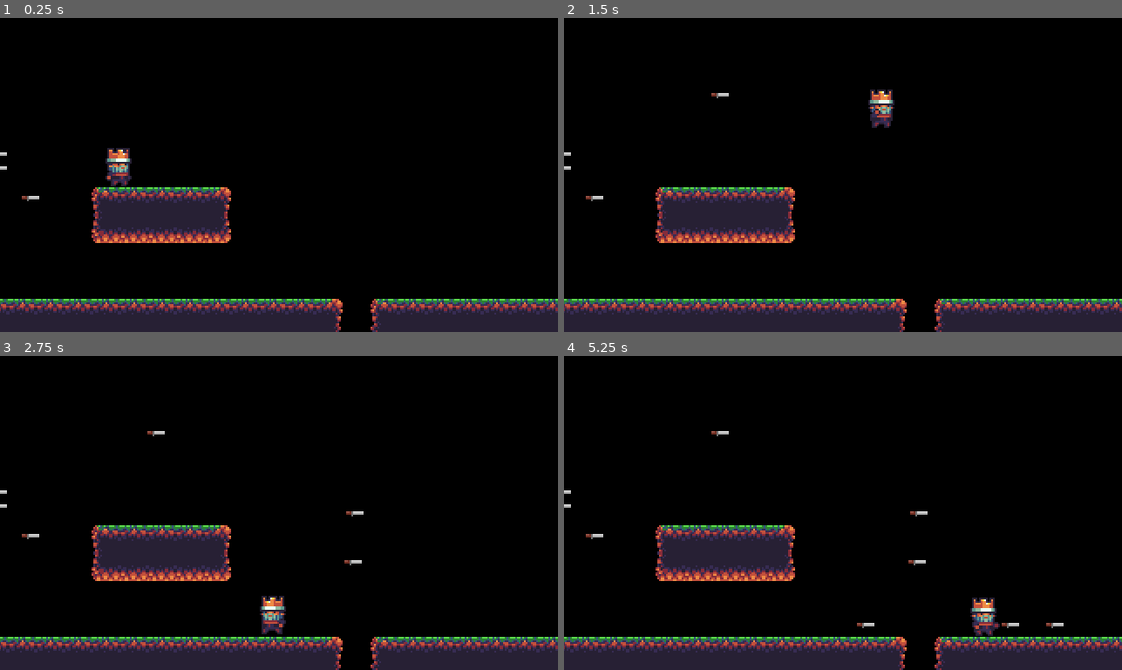
Above: before the commit, frames 1-4 (two rows, left to right).
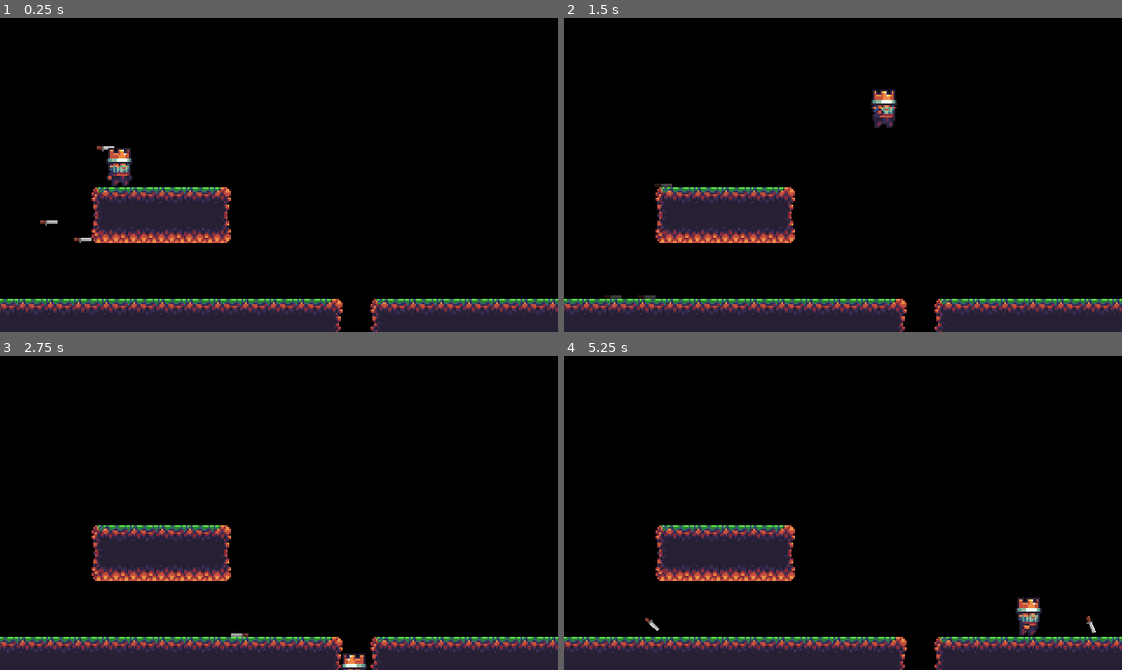
Above: after the commit, the same moments.

Repository: RyanFleck/FirstGodotProject
Game: Godot game, scene res://Scenes/StageOne.tscn
Two runs of this game, one before a commit and one after it. Both use one fixed random seed, a clock stepped at 60 frames per second and the inputs below.
Inputs:
- Up to frame 1 (0.25 s): no input
- Up to frame 2 (1.5 s): tap Enter (ui_accept) at 0.5, 0.77, 0.8, 1.07, 1.35 s; hold Right (ui_right) from 0.53 s (still down); tap F (ui_attack) at 0.6 s
- Up to frame 3 (2.75 s): tap Enter (ui_accept) at 1.52, 1.82, 2.3 s; tap F (ui_attack) at 1.55, 2.1 s; release Right (ui_right) at 2.03 s; hold Left (ui_left) from 2.03 s (still down)
- Up to frame 4 (5.25 s): release Left (ui_left) at 2.78 s; hold Right (ui_right) 2.78-4.28 s; tap F (ui_attack) at 2.85, 4.35, 5.1 s; tap Enter (ui_accept) at 3.02, 3.32, 3.6, 3.77, 4.07, 4.52, 4.82 s; hold Left (ui_left) 4.28-5.03 s; hold Right (ui_right) from 5.03 s (still down)

The runs differ from the first frame. In frame 1, 0.3% of the frame differs, in the area x 0-24%, y 40-72%; in frame 2, 0.6%; in frame 3, 0.9%; in frame 4, 1.3%, in the area x 0-96%, y 23-90%.
Error before the commit: Parse Error: The method "get_slide_count" isn't declared in the current class. (res://Objects/ThrowingKnife.gd:51)

Commit message:
Bump Godot to 3.1

Diff:
--- a/Objects/Player.tscn
+++ b/Objects/Player.tscn
@@ -45,7 +45,7 @@
 radius = 7.33366
 height = 7.41604
 
-[node name="Player" type="KinematicBody2D" index="0"]
+[node name="Player" type="KinematicBody2D"]
 
 input_pickable = false
 collision_layer = 1
--- a/Objects/ThrowingKnife.gd
+++ b/Objects/ThrowingKnife.gd
@@ -1,4 +1,4 @@
-extends Node2D
+extends KinematicBody2D
 
 # class member variables go here, for example:
 # var a = 2
--- a/Objects/ThrowingKnife.tscn
+++ b/Objects/ThrowingKnife.tscn
@@ -4,31 +4,17 @@
 [ext_resource path="res://raw_assets/knife.png" type="Texture" id=2]
 
 [sub_resource type="RectangleShape2D" id=1]
-
-custom_solver_bias = 0.0
 extents = Vector2( 5, 1 )
 
 [node name="KinematicBody2D" type="KinematicBody2D"]
+script = ExtResource( 1 )
 
-input_pickable = false
-collision_layer = 1
-collision_mask = 1
-collision/safe_margin = 0.08
-script = ExtResource( 1 )
-_sections_unfolded = [ "Transform" ]
-
-[node name="Sprite" type="Sprite" parent="." index="0"]
-
+[node name="Sprite" type="Sprite" parent="."]
 texture = ExtResource( 2 )
 
-[node name="CollisionShape2D" type="CollisionShape2D" parent="." index="1"]
-
+[node name="CollisionShape2D" type="CollisionShape2D" parent="."]
 visible = false
 shape = SubResource( 1 )
 
-[node name="VisibilityNotifier2D" type="VisibilityNotifier2D" parent="CollisionShape2D" index="0"]
-
-rect = Rect2( -10, -10, 20, 20 )
-_sections_unfolded = [ "Transform" ]
-
-[connection signal="screen_exited" from="CollisionShape2D/VisibilityNotifier2D" to="." method="_on_VisibilityNotifier2D_screen_exited"]
+[node name="VisibilityNotifier2D" type="VisibilityNotifier2D" parent="."]
+[connection signal="screen_exited" from="VisibilityNotifier2D" to="." method="_on_VisibilityNotifier2D_screen_exited"]
--- a/Scenes/StageOne.tscn
+++ b/Scenes/StageOne.tscn
@@ -1,70 +1,64 @@
-[gd_scene load_steps=5 format=2]
+[gd_scene load_steps=7 format=2]
 
 [ext_resource path="res://TileSets/Ground.tres" type="TileSet" id=1]
 [ext_resource path="res://Objects/ThrowingKnife.tscn" type="PackedScene" id=2]
 [ext_resource path="res://Objects/Player.tscn" type="PackedScene" id=3]
+[ext_resource path="res://Sprites/character_sprites/tile000.png" type="Texture" id=4]
+[ext_resource path="res://Sprites/character_sprites/tile002.png" type="Texture" id=5]
 
 [sub_resource type="TileSet" id=1]
 
-
 [node name="StageOne" type="Node2D"]
-
 position = Vector2( 36.6528, 48.8704 )
 
-[node name="TileMap" type="TileMap" parent="." index="0"]
-
-mode = 0
+[node name="TileMap" type="TileMap" parent="."]
 tile_set = ExtResource( 1 )
 cell_size = Vector2( 16, 16 )
-cell_quadrant_size = 16
-cell_custom_transform = Transform2D( 1, 0, 0, 1, 0, 0 )
-cell_half_offset = 2
-cell_tile_origin = 0
-cell_y_sort = false
-cell_clip_uv = false
-collision_use_kinematic = false
-collision_friction = 1.0
-collision_bounce = 0.0
-collision_layer = 1
-collision_mask = 1
-occluder_light_mask = 1
 format = 1
 tile_data = PoolIntArray( -131077, 12, 0, -131076, 12, 0, -196589, 10, 0, -65541, 12, 0, -65540, 12, 0, -131053, 10, 0, …(1080 unchanged characters)…
-_sections_unfolded = [ "Cell" ]
 
-[node name="TileMap2" type="TileMap" parent="." index="1"]
+[node name="TileMap2" type="TileMap" parent="."]
+tile_set = SubResource( 1 )
+format = 1
 
-mode = 0
-tile_set = SubResource( 1 )
-cell_size = Vector2( 64, 64 )
-cell_quadrant_size = 16
-cell_custom_transform = Transform2D( 1, 0, 0, 1, 0, 0 )
-cell_half_offset = 2
-cell_tile_origin = 0
-cell_y_sort = false
-cell_clip_uv = false
-collision_use_kinematic = false
-collision_friction = 1.0
-collision_bounce = 0.0
-collision_layer = 1
-collision_mask = 1
-occluder_light_mask = 1
-format = 1
-tile_data = PoolIntArray(  )
-_sections_unfolded = [ "Material" ]
-
-[node name="ThrowingKnife" parent="." index="2" instance=ExtResource( 2 )]
-
+[node name="ThrowingKnife" parent="." instance=ExtResource( 2 )]
 position = Vector2( -37.5205, 37.0537 )
 
-[node name="ThrowingKnife2" parent="." index="3" instance=ExtResource( 2 )]
-
+[node name="ThrowingKnife2" parent="." instance=ExtResource( 2 )]
 position = Vector2( -37.5205, 29.2509 )
 
-[node name="ThrowingKnife3" parent="." index="4" instance=ExtResource( 2 )]
-
+[node name="ThrowingKnife3" parent="." instance=ExtResource( 2 )]
 position = Vector2( -19.3376, 54.2951 )
 
-[node name="Player" parent="." index="5" instance=ExtResource( 3 )]
+[node name="Player" parent="." instance=ExtResource( 3 )]
+position = Vector2( 30.6819, 27.3328 )
 
-position = Vector2( 30.6819, 27.3328 )
+[node name="Node2D" type="Node2D" parent="."]
+
+[node name="TouchScreenButton" type="TouchScreenButton" parent="Node2D"]
+position = Vector2( -39.7946, 36.2358 )
+normal = ExtResource( 4 )
+pressed = ExtResource( 5 )
+action = "ui_left"
+visibility_mode = 1
+
+[node name="TouchScreenButton2" type="TouchScreenButton" parent="Node2D"]
+position = Vector2( -8.08834, 52.4124 )
+normal = ExtResource( 4 )
+pressed = ExtResource( 5 )
+action = "ui_right"
+visibility_mode = 1
+
+[node name="TouchScreenButton3" type="TouchScreenButton" parent="Node2D"]
+position = Vector2( 223.562, 50.4712 )
+normal = ExtResource( 4 )
+pressed = ExtResource( 5 )
+action = "ui_accept"
+visibility_mode = 1
+
+[node name="TouchScreenButton4" type="TouchScreenButton" parent="Node2D"]
+position = Vector2( 246.533, 21.0297 )
+normal = ExtResource( 4 )
+pressed = ExtResource( 5 )
+action = "ui_attack"
+visibility_mode = 1
--- a/default_env.tres
+++ b/default_env.tres
@@ -1,100 +1,14 @@
 [gd_resource type="Environment" load_steps=2 format=2]
 
 [sub_resource type="ProceduralSky" id=1]
-
-radiance_size = 4
 sky_top_color = Color( 0.0470588, 0.454902, 0.976471, 1 )
 sky_horizon_color = Color( 0.556863, 0.823529, 0.909804, 1 )
 sky_curve = 0.25
-sky_energy = 1.0
 ground_bottom_color = Color( 0.101961, 0.145098, 0.188235, 1 )
 ground_horizon_color = Color( 0.482353, 0.788235, 0.952941, 1 )
 ground_curve = 0.01
-ground_energy = 1.0
-sun_color = Color( 1, 1, 1, 1 )
-sun_latitude = 35.0
-sun_longitude = 0.0
-sun_angle_min = 1.0
-sun_angle_max = 100.0
-sun_curve = 0.05
 sun_energy = 16.0
-texture_size = 2
 
 [resource]
-
 background_mode = 2
 background_sky = SubResource( 1 )
-background_sky_custom_fov = 0.0
-background_color = Color( 0, 0, 0, 1 )
-background_energy = 1.0
-background_canvas_max_layer = 0
-ambient_light_color = Color( 0, 0, 0, 1 )
-ambient_light_energy = 1.0
-ambient_light_sky_contribution = 1.0
-fog_enabled = false
-fog_color = Color( 0.5, 0.6, 0.7, 1 )
-fog_sun_color = Color( 1, 0.9, 0.7, 1 )
-fog_sun_amount = 0.0
-fog_depth_enabled = true
-fog_depth_begin = 10.0
-fog_depth_curve = 1.0
-fog_transmit_enabled = false
-fog_transmit_curve = 1.0
-fog_height_enabled = false
-fog_height_min = 0.0
-fog_height_max = 100.0
-fog_height_curve = 1.0
-tonemap_mode = 0
-tonemap_exposure = 1.0
-tonemap_white = 1.0
-auto_exposure_enabled = false
-auto_exposure_scale = 0.4
-auto_exposure_min_luma = 0.05
-auto_exposure_max_luma = 8.0
-auto_exposure_speed = 0.5
-ss_reflections_enabled = false
-ss_reflections_max_steps = 64
-ss_reflections_fade_in = 0.15
-ss_reflections_fade_out = 2.0
-ss_reflections_depth_tolerance = 0.2
-ss_reflections_roughness = true
-ssao_enabled = false
-ssao_radius = 1.0
-ssao_intensity = 1.0
-ssao_radius2 = 0.0
-ssao_intensity2 = 1.0
-ssao_bias = 0.01
-ssao_light_affect = 0.0
-ssao_color = Color( 0, 0, 0, 1 )
-ssao_quality = 0
-ssao_blur = 3
-ssao_edge_sharpness = 4.0
-dof_blur_far_enabled = false
-dof_blur_far_distance = 10.0
-dof_blur_far_transition = 5.0
-dof_blur_far_amount = 0.1
-dof_blur_far_quality = 1
-dof_blur_near_enabled = false
-dof_blur_near_distance = 2.0
-dof_blur_near_transition = 1.0
-dof_blur_near_amount = 0.1
-dof_blur_near_quality = 1
-glow_enabled = false
-glow_levels/1 = false
-glow_levels/2 = false
-glow_levels/3 = true
-glow_levels/4 = false
-glow_levels/5 = true
-glow_levels/6 = false
-glow_levels/7 = false
-glow_intensity = 0.8
-glow_strength = 1.0
-glow_bloom = 0.0
-glow_blend_mode = 2
-glow_hdr_threshold = 1.0
-glow_hdr_scale = 2.0
-glow_bicubic_upscale = false
-adjustment_enabled = false
-adjustment_brightness = 1.0
-adjustment_contrast = 1.0
-adjustment_saturation = 1.0
--- a/project.godot
+++ b/project.godot
@@ -6,13 +6,18 @@
 ;   [section] ; section goes between []
 ;   param=value ; assign values to parameters
 
-config_version=3
+config_version=4
+
+_global_script_classes=[  ]
+_global_script_class_icons={
+
+}
 
 [application]
 
-config/name="Platformer III"
+config/name="Kingdom III (Beta)"
 run/main_scene="res://Scenes/StageOne.tscn"
-config/icon="res://character_sprites/tile040.png"
+config/icon="res://raw_assets/III.png"
 
 [debug]
 
@@ -29,32 +34,50 @@
 
 [input]
 
-ui_accept=[ Object(InputEventKey,"resource_local_to_scene":false,"resource_name":"","device":0,"alt":false,"shift":false,"control":false,"meta":false,"command":false,"pressed":false,"scancode":16777221,"unicode":0,"echo":false,"script":null)
+ui_accept={
+"deadzone": 0.5,
+"events": [ Object(InputEventKey,"resource_local_to_scene":false,"resource_name":"","device":0,"alt":false,"shift":false,"control":false,"meta":false,"command":false,"pressed":false,"scancode":16777221,"unicode":0,"echo":false,"script":null)
 , Object(InputEventKey,"resource_local_to_scene":false,"resource_name":"","device":0,"alt":false,"shift":false,"control":false,"meta":false,"command":false,"pressed":false,"scancode":16777222,"unicode":0,"echo":false,"script":null)
 , Object(InputEventKey,"resource_local_to_scene":false,"resource_name":"","device":0,"alt":false,"shift":false,"control":false,"meta":false,"command":false,"pressed":false,"scancode":32,"unicode":0,"echo":false,"script":null)
 , Object(InputEventJoypadButton,"resource_local_to_scene":false,"resource_name":"","device":0,"button_index":0,"pressure":0.0,"pressed":false,"script":null)
 , Object(InputEventKey,"resource_local_to_scene":false,"resource_name":"","device":0,"alt":false,"shift":false,"control":false,"meta":false,"command":false,"pressed":false,"scancode":75,"unicode":0,"echo":false,"script":null)
  ]
-ui_left=[ Object(InputEventKey,"resource_local_to_scene":false,"resource_name":"","device":0,"alt":false,"shift":false,"control":false,"meta":false,"command":false,"pressed":false,"scancode":16777231,"unicode":0,"echo":false,"script":null)
+}
+ui_left={
+"deadzone": 0.5,
+"events": [ Object(InputEventKey,"resource_local_to_scene":false,"resource_name":"","device":0,"alt":false,"shift":false,"control":false,"meta":false,"command":false,"pressed":false,"scancode":16777231,"unicode":0,"echo":false,"script":null)
 , Object(InputEventJoypadButton,"resource_local_to_scene":false,"resource_name":"","device":0,"button_index":14,"pressure":0.0,"pressed":false,"script":null)
 , Object(InputEventKey,"resource_local_to_scene":false,"resource_name":"","device":0,"alt":false,"shift":false,"control":false,"meta":false,"command":false,"pressed":false,"scancode":65,"unicode":0,"echo":false,"script":null)
  ]
-ui_right=[ Object(InputEventKey,"resource_local_to_scene":false,"resource_name":"","device":0,"alt":false,"shift":false,"control":false,"meta":false,"command":false,"pressed":false,"scancode":16777233,"unicode":0,"echo":false,"script":null)
+}
+ui_right={
+"deadzone": 0.5,
+"events": [ Object(InputEventKey,"resource_local_to_scene":false,"resource_name":"","device":0,"alt":false,"shift":false,"control":false,"meta":false,"command":false,"pressed":false,"scancode":16777233,"unicode":0,"echo":false,"script":null)
 , Object(InputEventJoypadButton,"resource_local_to_scene":false,"resource_name":"","device":0,"button_index":15,"pressure":0.0,"pressed":false,"script":null)
 , Object(InputEventKey,"resource_local_to_scene":false,"resource_name":"","device":0,"alt":false,"shift":false,"control":false,"meta":false,"command":false,"pressed":false,"scancode":68,"unicode":0,"echo":false,"script":null)
  ]
-ui_up=[ Object(InputEventKey,"resource_local_to_scene":false,"resource_name":"","device":0,"alt":false,"shift":false,"control":false,"meta":false,"command":false,"pressed":false,"scancode":16777232,"unicode":0,"echo":false,"script":null)
+}
+ui_up={
+"deadzone": 0.5,
+"events": [ Object(InputEventKey,"resource_local_to_scene":false,"resource_name":"","device":0,"alt":false,"shift":false,"control":false,"meta":false,"command":false,"pressed":false,"scancode":16777232,"unicode":0,"echo":false,"script":null)
 , Object(InputEventJoypadButton,"resource_local_to_scene":false,"resource_name":"","device":0,"button_index":12,"pressure":0.0,"pressed":false,"script":null)
 , Object(InputEventKey,"resource_local_to_scene":false,"resource_name":"","device":0,"alt":false,"shift":false,"control":false,"meta":false,"command":false,"pressed":false,"scancode":87,"unicode":0,"echo":false,"script":null)
  ]
-ui_down=[ Object(InputEventKey,"resource_local_to_scene":false,"resource_name":"","device":0,"alt":false,"shift":false,"control":false,"meta":false,"command":false,"pressed":false,"scancode":16777234,"unicode":0,"echo":false,"script":null)
+}
+ui_down={
+"deadzone": 0.5,
+"events": [ Object(InputEventKey,"resource_local_to_scene":false,"resource_name":"","device":0,"alt":false,"shift":false,"control":false,"meta":false,"command":false,"pressed":false,"scancode":16777234,"unicode":0,"echo":false,"script":null)
 , Object(InputEventJoypadButton,"resource_local_to_scene":false,"resource_name":"","device":0,"button_index":13,"pressure":0.0,"pressed":false,"script":null)
 , Object(InputEventKey,"resource_local_to_scene":false,"resource_name":"","device":0,"alt":false,"shift":false,"control":false,"meta":false,"command":false,"pressed":false,"scancode":83,"unicode":0,"echo":false,"script":null)
  ]
-ui_attack=[ Object(InputEventKey,"resource_local_to_scene":false,"resource_name":"","device":0,"alt":false,"shift":false,"control":false,"meta":false,"command":false,"pressed":false,"scancode":70,"unicode":0,"echo":false,"script":null)
+}
+ui_attack={
+"deadzone": 0.5,
+"events": [ Object(InputEventKey,"resource_local_to_scene":false,"resource_name":"","device":0,"alt":false,"shift":false,"control":false,"meta":false,"command":false,"pressed":false,"scancode":70,"unicode":0,"echo":false,"script":null)
 , Object(InputEventKey,"resource_local_to_scene":false,"resource_name":"","device":0,"alt":false,"shift":false,"control":false,"meta":false,"command":false,"pressed":false,"scancode":74,"unicode":0,"echo":false,"script":null)
 , Object(InputEventJoypadButton,"resource_local_to_scene":false,"resource_name":"","device":0,"button_index":2,"pressure":0.0,"pressed":false,"script":null)
  ]
+}
 
 [rendering]
 
Not shown, changed: Sprites/character_sprites/tile000.png.import
Not shown, changed: Sprites/character_sprites/tile001.png.import
Not shown, changed: Sprites/character_sprites/tile002.png.import
Not shown, changed: Sprites/character_sprites/tile003.png.import
Not shown, changed: Sprites/character_sprites/tile004.png.import
Not shown, changed: Sprites/character_sprites/tile005.png.import
Not shown, changed: Sprites/character_sprites/tile006.png.import
Not shown, changed: Sprites/character_sprites/tile007.png.import
Not shown, changed: Sprites/character_sprites/tile008.png.import
Not shown, changed: Sprites/character_sprites/tile009.png.import
Not shown, changed: Sprites/character_sprites/tile010.png.import
Not shown, changed: Sprites/character_sprites/tile011.png.import
(and 209 more such lines)
